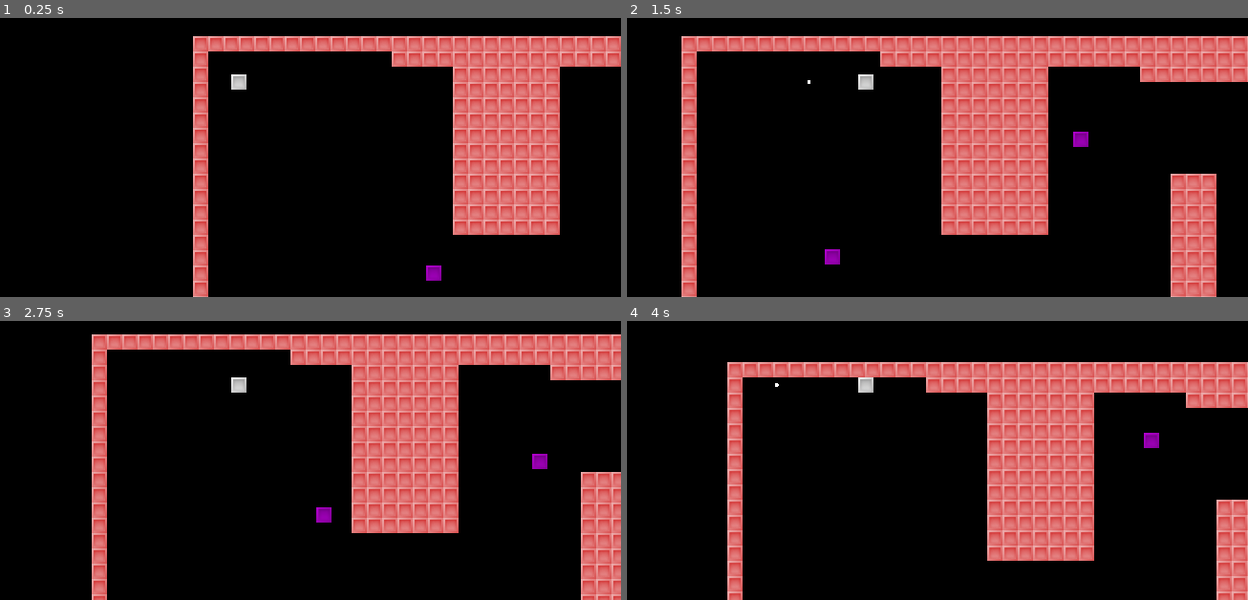
Above: before the commit, frames 1-4 (two rows, left to right).
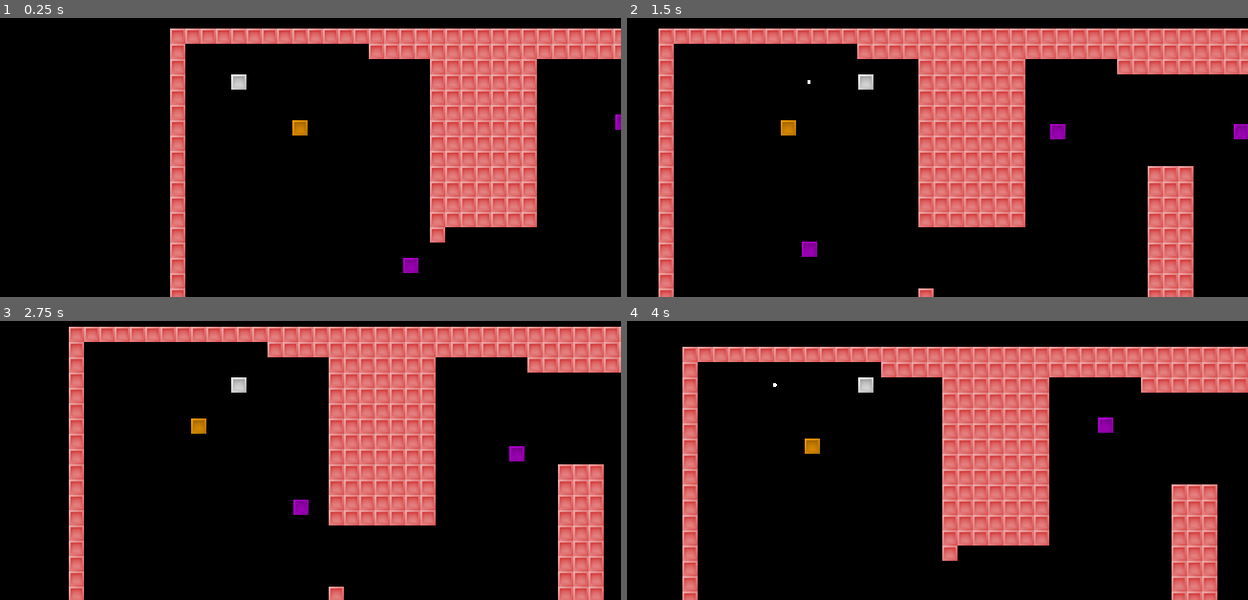
Above: after the commit, the same moments.

Repository: julabrego/programacion-videojuegos-iii-2026
Game: Godot game, scene res://main.tscn
Same seed, same stepped clock (60 frames per second), same inputs: the game is played once before the commit and once after it.
Inputs:
- Up to frame 1 (0.25 s): no input
- Up to frame 2 (1.5 s): hold Right (move_right) 0.53-1.28 s; tap Space (fire) at 0.6, 1.35 s; hold Left (move_left) from 1.28 s (still down)
- Up to frame 3 (2.75 s): release Left (move_left) at 2.03 s; hold Right (move_right) from 2.03 s (still down); tap Down (move_bottom) at 2.1 s; tap Space (fire) at 2.3 s
- Up to frame 4 (4 s): release Right (move_right) at 2.78 s; hold Up (move_up) 2.78-3.53 s; tap Space (fire) at 2.85, 3.6 s; hold Left (move_left) from 3.53 s (still down)

The runs differ from the first frame. In frame 1, 20% of the frame differs, in the area x 27-100%, y 3-100%; in frame 2, 27%; in frame 3, 27%; in frame 4, 27%, in the area x 8-100%, y 9-100%.

Commit message:
feat: adds movable object. Adjusts moving platform

Diff:
--- a/actividad-02/bullet/bullet.gd
+++ b/actividad-02/bullet/bullet.gd
@@ -1,7 +1,7 @@
 extends AnimatableBody2D
 
 var direction: Vector2 = Vector2.ZERO
-var speed = 400
+@export var speed = 400
 
 func _physics_process(delta: float) -> void:
 	var target_position = position + direction.normalized() * speed * delta
@@ -12,14 +12,14 @@
 		var collider = collision.get_collider()
 		if collider != null:
 			apply_damage_if_corresponds(collider)
-			if destroy_if_corresponds(collider):
-				queue_free()
+			destroy_if_corresponds(collider)
 
 	position = target_position
-
-func destroy_if_corresponds(collider: Object):
-	return collider.is_in_group("hits_bullet")
 
 func apply_damage_if_corresponds(collider: Object):
 	if(collider.has_method("get_damage")):
 		collider.get_damage()
+
+func destroy_if_corresponds(collider: Object):
+	if collider.is_in_group("hits_bullet"):
+		queue_free()
--- a/actividad-02/main.tscn
+++ b/actividad-02/main.tscn
@@ -3,12 +3,17 @@
 [ext_resource type="TileSet" uid="uid://cn00qbj1mkif" path="res://levels/tileset.tres" id="1"]
 [ext_resource type="PackedScene" uid="uid://d4mmfsjite1gy" path="res://player/player.tscn" id="2"]
 [ext_resource type="PackedScene" uid="uid://kr0vvro210me" path="res://enemy/enemy.tscn" id="2_h2yge"]
+[ext_resource type="PackedScene" uid="uid://dywkf7do3ovq4" path="res://movingObstacle/moving_obstacle.tscn" id="3_1bvp3"]
+[ext_resource type="Texture2D" uid="uid://xlgnal526opc" path="res://player/player.png" id="5_lquwl"]
+
+[sub_resource type="RectangleShape2D" id="RectangleShape2D_7mycd"]
+size = Vector2(16, 16)
 
 [node name="game" type="Node2D" unique_id=1975436416]
 
 [node name="level1" type="Node2D" parent="." unique_id=1567975604]
 
-[node name="TileLayer0" type="TileMapLayer" parent="level1" unique_id=1572330477 groups=["hits_bullet"]]
+[node name="TileLayer0" type="TileMapLayer" parent="level1" unique_id=1572330477 groups=["hits_bullet", "terrain"]]
 use_parent_material = true
 tile_map_data = PackedByteArray("AAADAAgAAAAAAAAAAAADAAkAAAAAAAAAAAADAAoAAAAAAAAAAAADAAsAAAAAAAAAAAADAAwAAAAAAAAAAAADAA …(14960 unchanged characters)…
 tile_set = ExtResource("1")
@@ -30,8 +35,32 @@
 position = Vector2(976, 480)
 speed = 4.0
 
+[node name="MovingObstacle" parent="level1" unique_id=898294258 instance=ExtResource("3_1bvp3")]
+position = Vector2(328, 328)
+orientation = 1
+
+[node name="MovingObstacle2" parent="level1" unique_id=1779791183 instance=ExtResource("3_1bvp3")]
+position = Vector2(616, 264)
+
 [node name="player" parent="." unique_id=1414850156 instance=ExtResource("2")]
-position = Vector2(96, 160)
+position = Vector2(120, 168)
+collision_mask = 25
 metadata/_edit_group_ = true
 
 [node name="Camera2D" type="Camera2D" parent="player" unique_id=348831053]
+
+[node name="MovingBox" type="RigidBody2D" parent="." unique_id=700977264 groups=["pushable"]]
+position = Vector2(184, 216)
+collision_layer = 16
+collision_mask = 9
+mass = 10.0
+gravity_scale = 0.0
+linear_damp = 4.0
+metadata/_edit_group_ = true
+
+[node name="Sprite2D" type="Sprite2D" parent="MovingBox" unique_id=1684549587]
+modulate = Color(1, 0.6313726, 0, 1)
+texture = ExtResource("5_lquwl")
+
+[node name="CollisionShape2D" type="CollisionShape2D" parent="MovingBox" unique_id=1675405241]
+shape = SubResource("RectangleShape2D_7mycd")
--- /dev/null
+++ b/actividad-02/movingObstacle/moving_obstacle.gd
@@ -0,0 +1,39 @@
+extends CharacterBody2D
+
+enum Orientation {
+	HORIZONTAL,
+	VERTICAL
+}
+
+@export var orientation = Orientation.HORIZONTAL
+@export var speed = 200
+@export var idle_timeout = 2.0
+
+var is_moving = false
+var move_direction: Vector2 = Vector2.RIGHT
+
+# Called when the node enters the scene tree for the first time.
+func _ready() -> void:
+	$Timer.wait_time = idle_timeout
+
+	if orientation == Orientation.VERTICAL:
+		move_direction = Vector2.DOWN
+	else:
+		move_direction = Vector2.RIGHT
+
+# Called every frame. 'delta' is the elapsed time since the previous frame.
+func _physics_process(delta: float) -> void:
+	if $Timer.is_stopped() and not is_moving:
+		is_moving = true
+
+	if is_moving:
+		velocity = move_direction * speed
+		move_and_slide()
+		stop_and_swap_direction()
+
+func stop_and_swap_direction():
+	if get_real_velocity().length() < 1.0:
+		is_moving = false
+		velocity = Vector2.ZERO
+		move_direction = -move_direction
+		$Timer.start()
--- /dev/null
+++ b/actividad-02/movingObstacle/moving_obstacle.tscn
@@ -0,0 +1,24 @@
+[gd_scene format=3 uid="uid://dywkf7do3ovq4"]
+
+[ext_resource type="Texture2D" uid="uid://bq7l033r6f680" path="res://levels/obstacle.png" id="1_if47a"]
+[ext_resource type="Script" uid="uid://bpdh676fbtix2" path="res://movingObstacle/moving_obstacle.gd" id="1_orkgy"]
+
+[sub_resource type="RectangleShape2D" id="RectangleShape2D_lquwl"]
+size = Vector2(16, 16)
+
+[node name="MovingObstacle" type="CharacterBody2D" unique_id=1779791183]
+collision_mask = 9
+motion_mode = 1
+wall_min_slide_angle = 0.0
+script = ExtResource("1_orkgy")
+metadata/_edit_group_ = true
+
+[node name="Sprite2D" type="Sprite2D" parent="." unique_id=1826735873]
+texture = ExtResource("1_if47a")
+
+[node name="CollisionShape2D" type="CollisionShape2D" parent="." unique_id=307233588]
+shape = SubResource("RectangleShape2D_lquwl")
+
+[node name="Timer" type="Timer" parent="." unique_id=958107745]
+one_shot = true
+autostart = true
--- a/actividad-02/player/player.gd
+++ b/actividad-02/player/player.gd
@@ -3,7 +3,9 @@
 @export var max_speed = 200.0
 @export var acceleration = 600.0
 @export var deceleration = 500.0
+@export var push_force = 10.0
 
+var push_velocity
 var facing_direction: Vector2 = Vector2(1.0, 0.0)
 
 func _physics_process(delta):
@@ -16,6 +18,16 @@
 	else:
 		velocity = velocity.move_toward(Vector2.ZERO, deceleration * delta)
 
+	for i in get_slide_collision_count():
+		var collision = get_slide_collision(i)
+		var collider = collision.get_collider()
+
+		if collider is RigidBody2D:
+			var rb_direction = -collision.get_normal()
+
+			if velocity.dot(rb_direction) > 0:
+				collider.apply_central_force(rb_direction * push_force * 100)
+
 	move_and_slide()
 
 	if Input.is_action_just_pressed("fire"):
--- a/actividad-02/player/player.tscn
+++ b/actividad-02/player/player.tscn
@@ -6,7 +6,7 @@
 [sub_resource type="RectangleShape2D" id="1"]
 size = Vector2(15.8, 15.8)
 
-[node name="player" type="CharacterBody2D" unique_id=428828409]
+[node name="player" type="CharacterBody2D" unique_id=428828409 groups=["player", "pushable"]]
 collision_mask = 9
 script = ExtResource("1")
 
--- a/actividad-02/project.godot
+++ b/actividad-02/project.godot
@@ -64,6 +64,7 @@
 2d_physics/layer_2="Enemy"
 2d_physics/layer_3="Bullet"
 2d_physics/layer_4="Terrain"
+2d_physics/layer_5="Items"
 
 [physics_2d]
 
Not shown, added: actividad-02/movingObstacle/moving_obstacle.gd.uid
